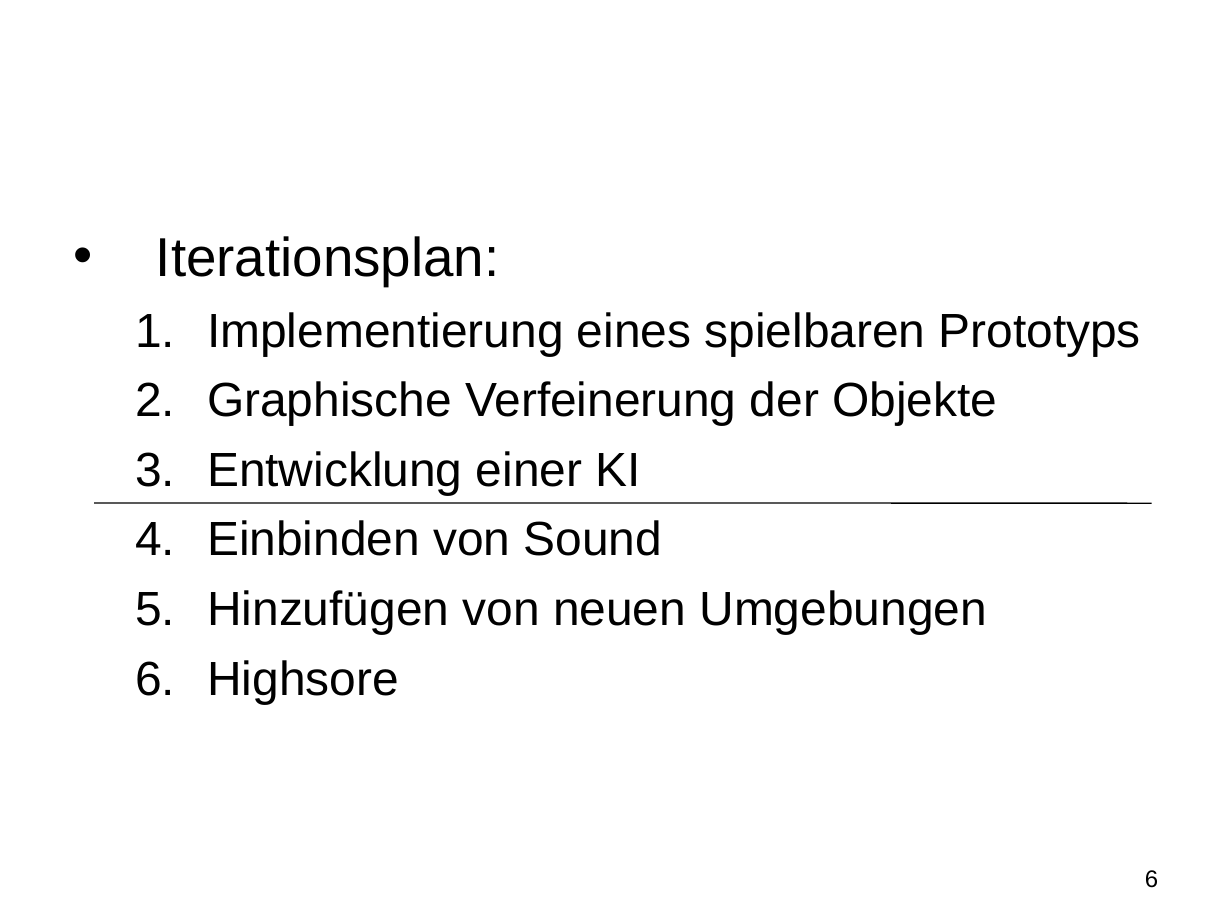
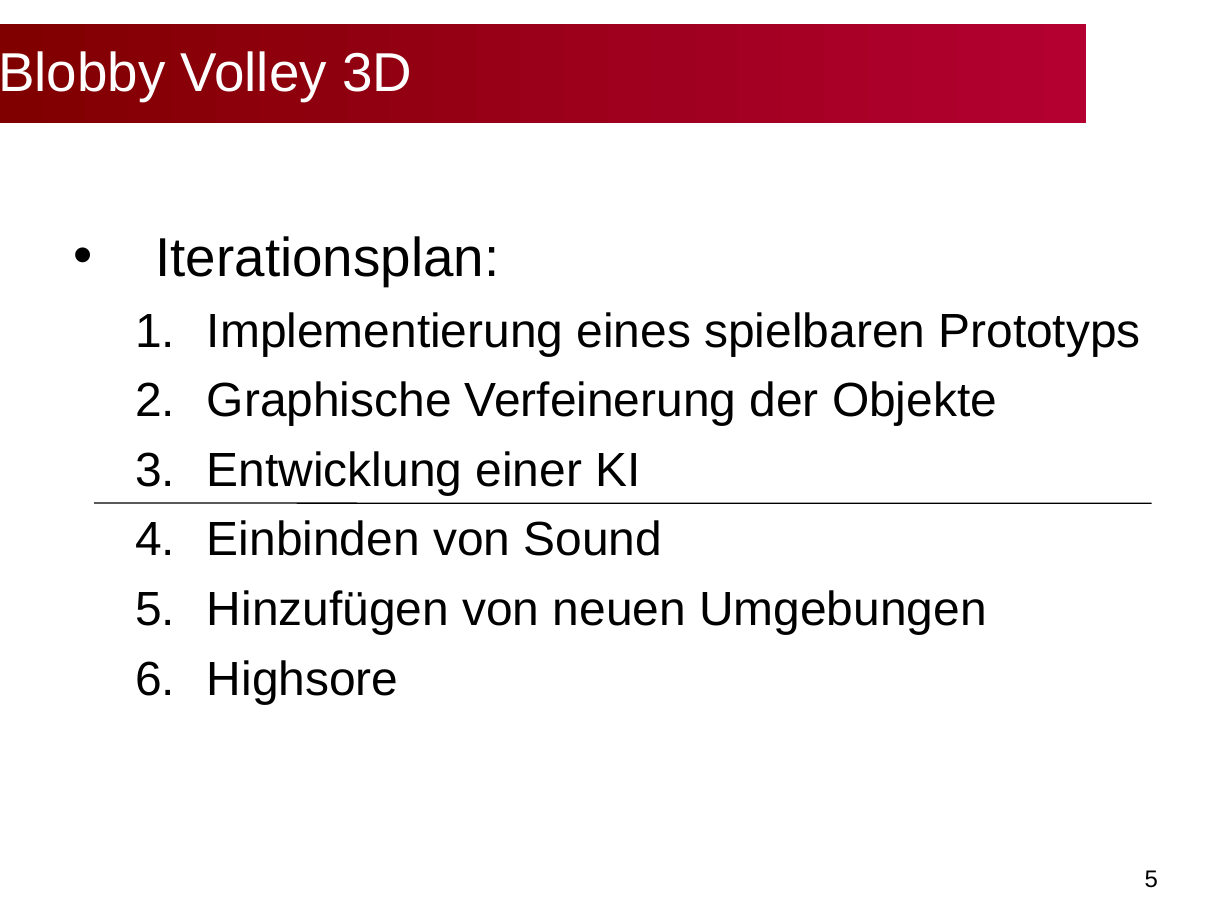
Before and after one commit to bwasty/blobby-volley-3d, a slide deck: slide 5 of Präsentationen/Slides-Konzeptpräsentation.ppt (slide 6 before the commit). Drawn at 1232x924 pixels with LibreOffice and Linux fonts; fonts in the diff are those of the drawing; background and template pictures are left out. Boxes give left, top, right and bottom in pixels: in the first picture for what was removed or moved away, otherwise in the second. Text is boxed around its words. In the diff, an @@ line names an element or a change of style, - is before the commit and + after.

```diff
--- a/Präsentationen/Slides-Konzeptpräsentation.ppt
+++ b/Präsentationen/Slides-Konzeptpräsentation.ppt
@@ title added at bbox=[0, 25, 1087, 123], fill gradient #B30031 to #800000, 32 pt, text #FFFFFF @@
+Blobby Volley 3D
@@ text "Iterationsplan:" at bbox=[156, 236, 1141, 704]: indent changed @@
@@ page number at bbox=[1145, 870, 1158, 888]: text changed @@
-6
+5
```
Also in this commit, not shown: 2 other slides changed, 2 slides added, 3 slides removed.
